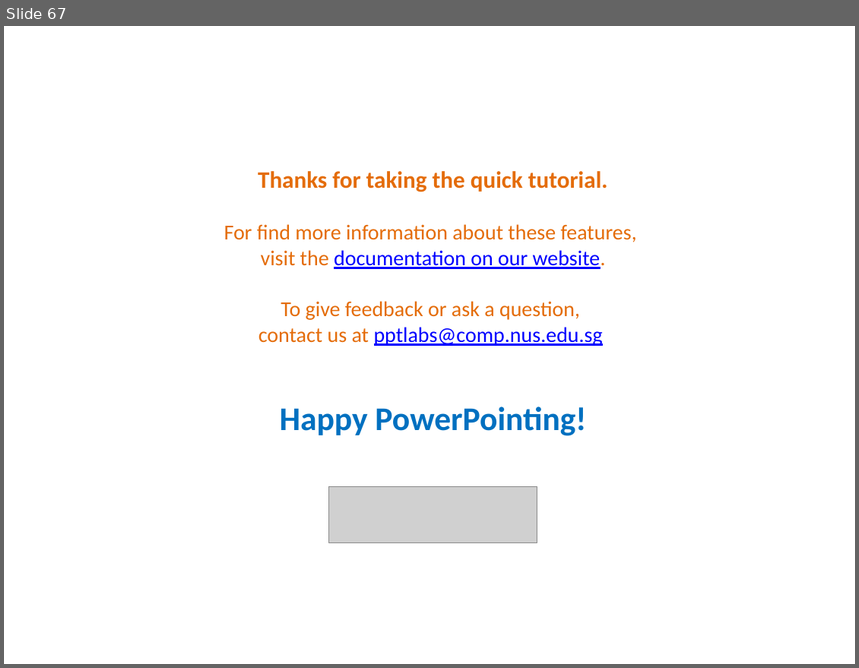
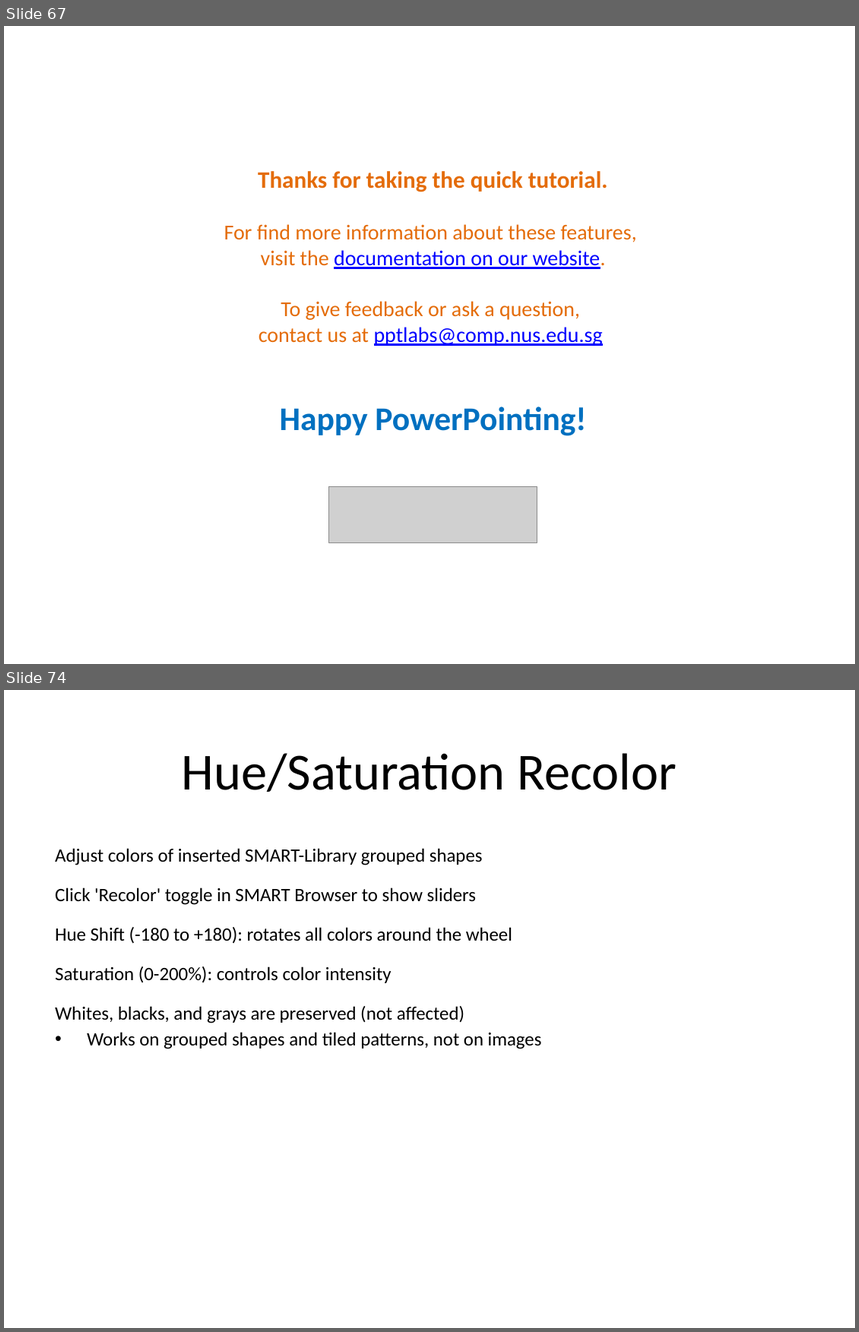
Before and after one commit to TriasJ/BiomedPPTX, a slide deck: doc/Tutorial.pptx. Shown one above the other, each under a label of ours: slide 67 before the commit, slides 67 and 74 after it; the slides between them are not shown. The pictures are 859x668 and 859x1332 pixels, drawn with LibreOffice and Linux fonts; fonts in the diff are those of the drawing; grey boxes stand for pictures. Boxes give left, top, right and bottom in pixels: in the first picture for what was removed or moved away, otherwise in the second. Text is boxed around its words. In the diff, an @@ line names an element or a change of style, - is before the commit and + after.

```diff
--- a/doc/Tutorial.pptx
+++ b/doc/Tutorial.pptx
@@ slide 74 added at (4,690,855,1328), background #FFFFFF @@
@@ title added at (182,753,677,792), 44 pt, text #000000 @@
+Hue/Saturation Recolor
@@ text added at (55,848,542,1049), 16 pt, text #000000 @@
+• Adjust colors of inserted SMART-Library grouped shapes
+  Click 'Recolor' toggle in SMART Browser to show sliders
+  Hue Shift (-180 to +180): rotates all colors around the wheel
+  Saturation (0-200%): controls color intensity
+  Whites, blacks, and grays are preserved (not affected)
+  Works on grouped shapes and tiled patterns, not on images
```
Also in this commit, not shown: 7 other slides added, 1 other file.
